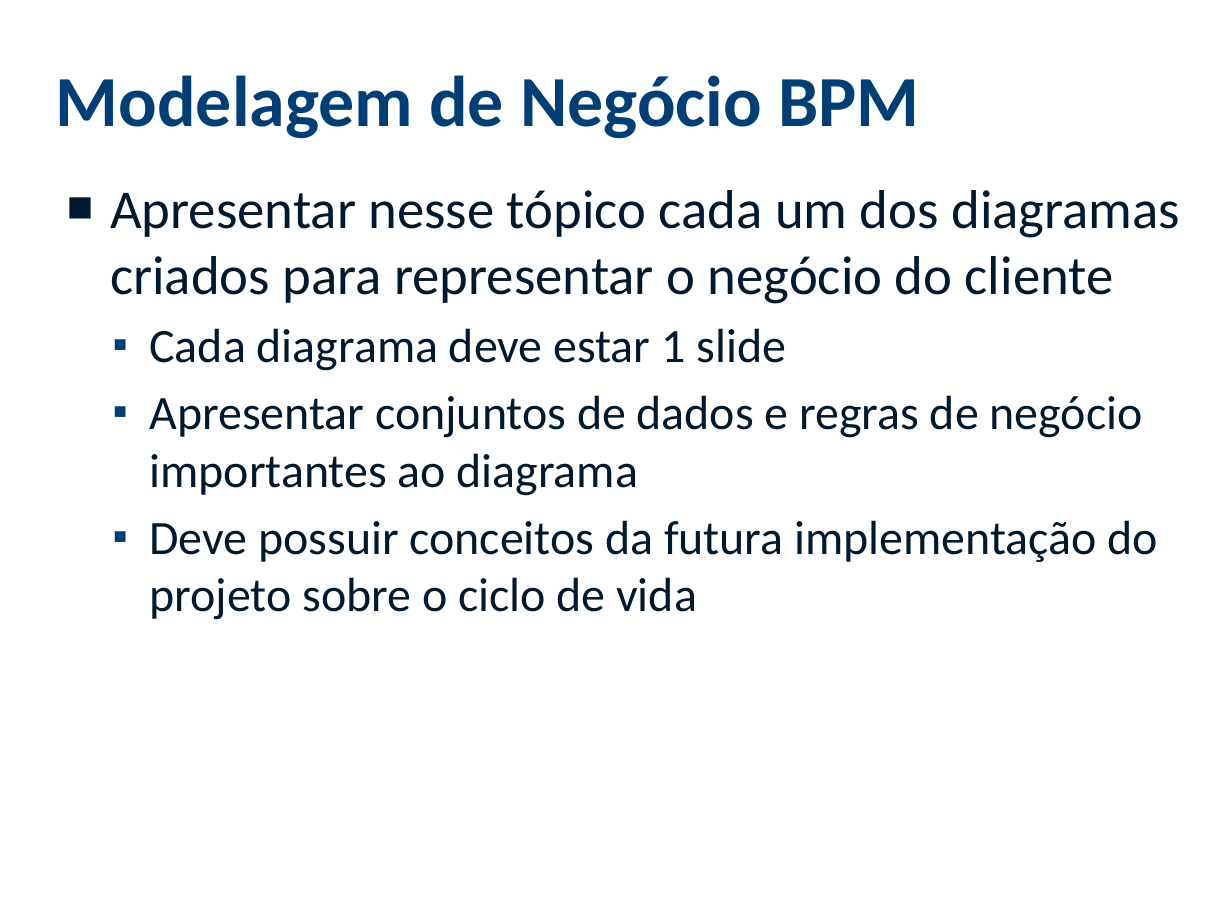
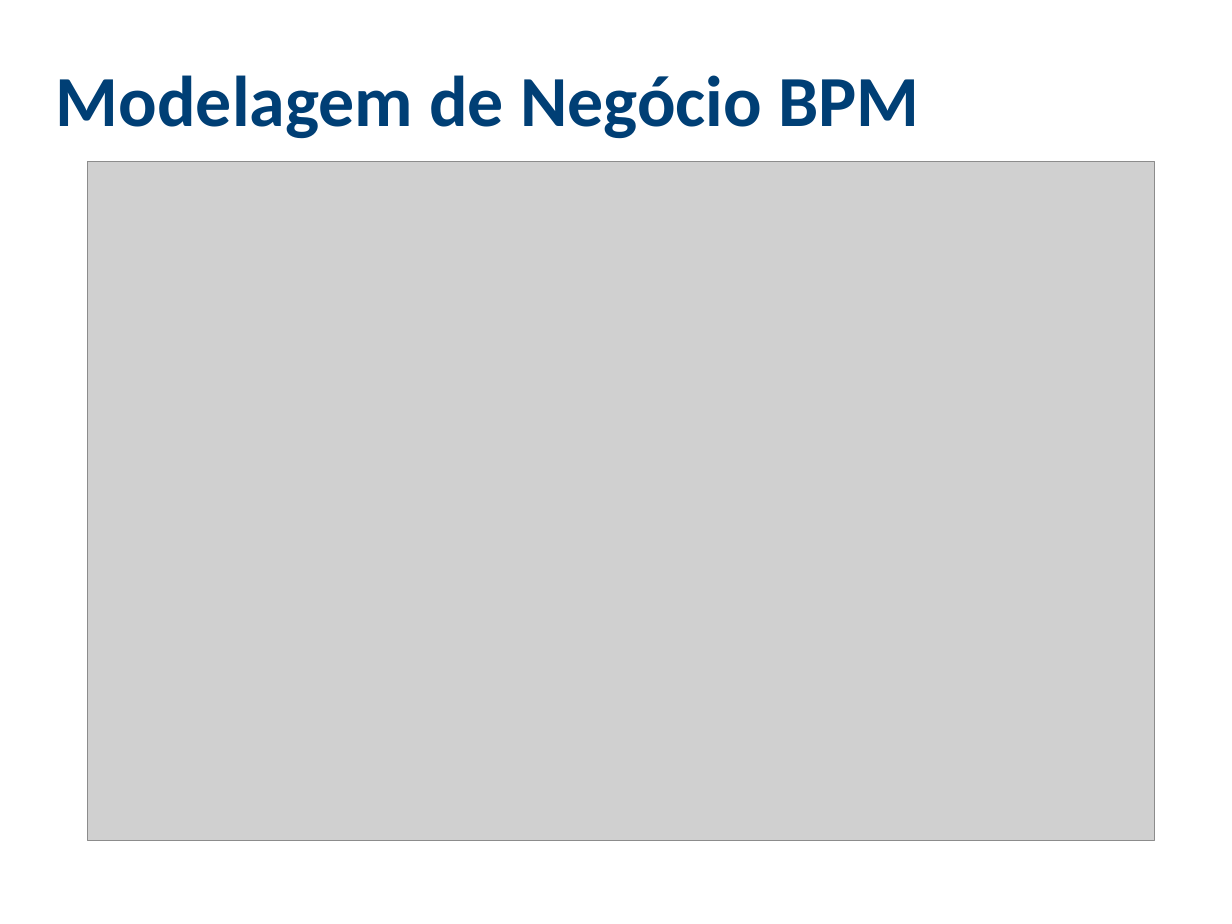
Before and after one commit to viniciussouza1210/ProjetoFinal, a slide deck: slide 5 of ANÁLISE/Modelo Apresentacao Analise (1).pptx (slide 6 before the commit). Drawn at 1232x924 pixels with LibreOffice and Linux fonts; fonts in the diff are those of the drawing; grey boxes stand for pictures; background and template pictures are left out. Boxes give left, top, right and bottom in pixels: in the first picture for what was removed or moved away, otherwise in the second. Text is boxed around its words. In the diff, an @@ line names an element or a change of style, - is before the commit and + after.

```diff
--- a/ANÁLISE/Modelo Apresentacao Analise (1).pptx
+++ b/ANÁLISE/Modelo Apresentacao Analise (1).pptx
@@ picture added at (87, 161, 1154, 840) @@
@@ text removed at (110, 190, 1180, 620) @@
-■ Apresentar nesse tópico cada um dos diagramas criados para representar o negócio do cliente
-  ▪ Cada diagrama deve estar 1 slide
-  ▪ Apresentar conjuntos de dados e regras de negócio importantes ao diagrama
-  ▪ Deve possuir conceitos da futura implementação do projeto sobre o ciclo de vida
```
Also in this commit, not shown: 6 other slides changed, 26 slides added, 1 slide removed, 8 other files.
